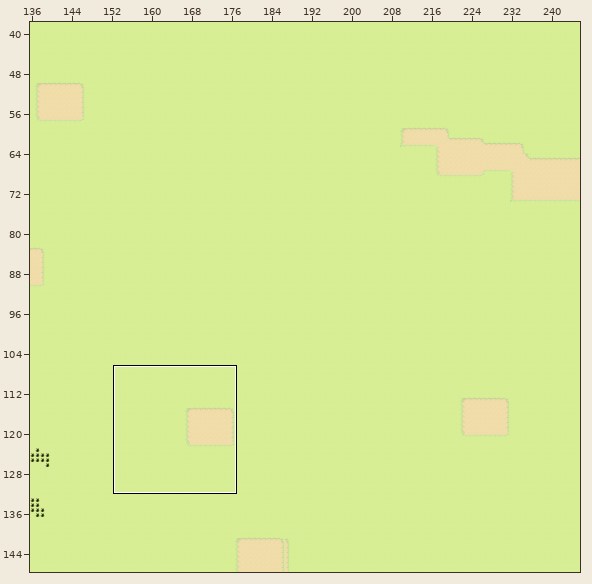
Tiled map -- shared/tilemap/mmorpg.tmx. The first picture is a wide view before the edit; the outline marks the close-up.
Close-up. First the earlier version:
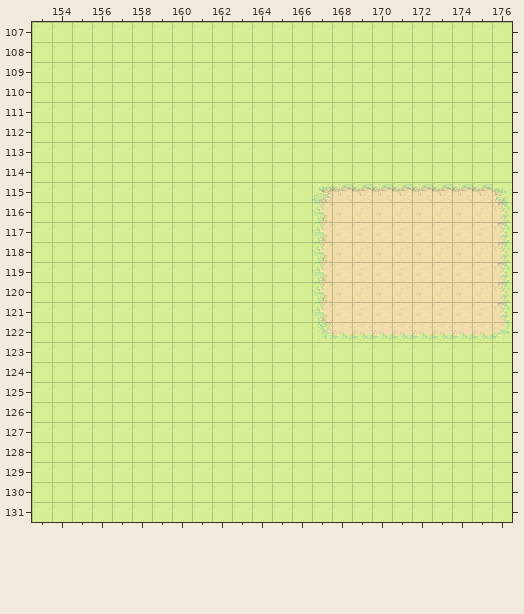
Cells are 32x32 px. Shown: x 153..176, y 107..131. The commit also changed other parts of the map, which this record leaves out.
The same view after the edit:
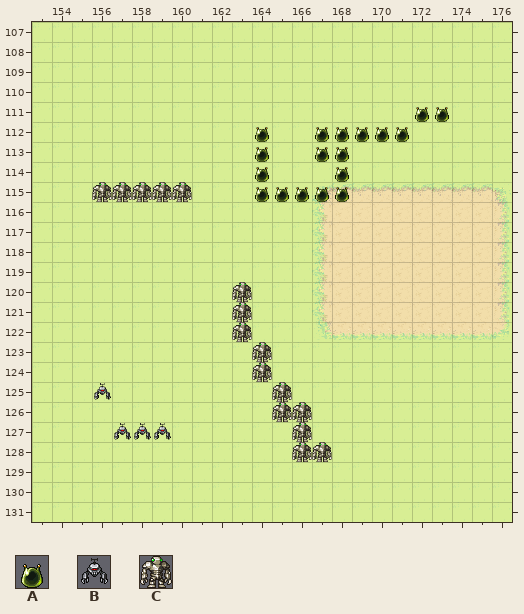
Key: from "tileset": A 463, B 464, C 465.
_ is an empty cell.
Tiles of an added or newly shown layer are drawn over the layers below it.
Difference:
Layer "enemy_spawns/enemy_easy":
y 111: x 172..173 __ -> AA
y 112: x 164 _ -> A; x 167..171 _____ -> AAAAA
y 113: x 164 _ -> A; x 167..168 __ -> AA
y 114: x 164 _ -> A; x 168 _ -> A
y 115: x 164..168 _____ -> AAAAA
Layer "enemy_spawns/enemy_medium" (added):
y 125: x 156 _ -> B
y 127: x 157..159 ___ -> BBB
Layer "enemy_spawns/enemy_hard" (added):
y 115: x 156..160 _____ -> CCCCC
y 120..122: x 163 _ -> C
y 123..124: x 164 _ -> C
y 125: x 165 _ -> C
y 126: x 165..166 __ -> CC
y 127: x 166 _ -> C
y 128: x 166..167 __ -> CC
Pixel boxes of the changes (left, top, right, bottom) in both close-ups:
added: (255, 107, 449, 202)
added: (92, 182, 192, 202)
added: (232, 282, 332, 462)
added: (94, 383, 111, 400)
added: (114, 423, 171, 440)
